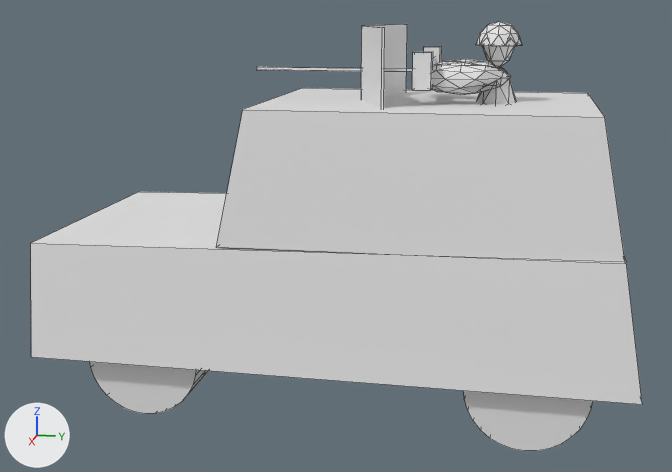
A saved change to the COLLADA model art/meshes/structural/APC.dae.
One viewpoint serves both versions: a 50 mm lens placed at (23.63, 4.57, 10.86), pointed at (0.25, -0.11, 5.02). Arrows for +X, +Y and +Z are at lower left; the lights stay in place. Mesh edges are drawn as thin lines.

The first picture shows 'APC'.
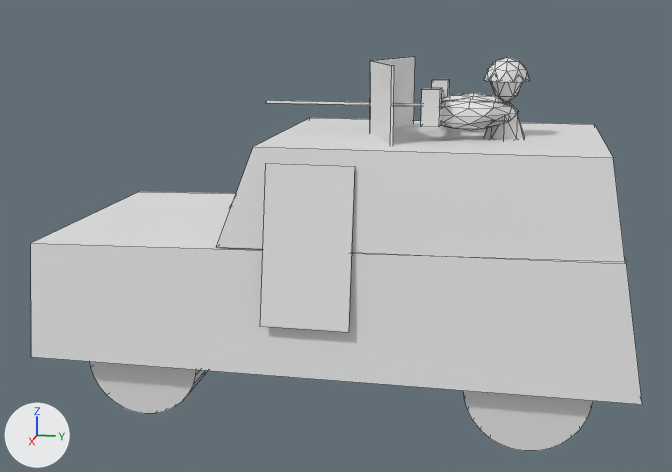
Where the change shows, as pixel boxes (x1, y1, x2, y2) in the pictures (672 x 472 px):
'APC', reshaped (8% shorter)
    before: (31, 21, 642, 451)
    after: (31, 57, 642, 451)
part 1 of me_apc, built on
    before: (217, 21, 625, 261)
    after: (217, 57, 625, 332)

The change, as a diff of the scene's bpy script:
```diff
--- a/art/meshes/structural/APC.dae.py
+++ b/art/meshes/structural/APC.dae.py
@@ me_apc @@
 # used by ob_apc; location = (0.0, 0.0, 0.0)
-me_apc.from_pydata(...)  # 488 vertices, 504 faces; spans x -3.7..3.74, y -7.12..7.42, z 0.89..10.53
+me_apc.from_pydata(...)  # 500 vertices, 507 faces; spans x -3.73..3.79, y -7.12..7.42, z 0.89..9.67
+# me_apc part 1
+# 138 vertices in x -2.08..2.06, y -2.26..4.46, z 6.2..10.53 move by (0.0, 0.23, -0.86)
+# 55 vertices in x -2.97..2.97, y -1.75..6.28, z 5.94..10.26 move by (0.0, 0.23, -0.85)
+# 22 vertices in x -2.08..2.06, y 1.33..4.43, z 6.9..10.41 move by (0.0, 0.22, -0.86)
+# 5 vertices in x -1.0..1.0, y 2.28..4.34, z 9.17..10.04 move by (0.0, 0.22, -0.85)
+# 12 vertices are added at x -3.73..3.79, y -2.35..1.14, z 3.57..7.38
+# 3 new faces join them
```
